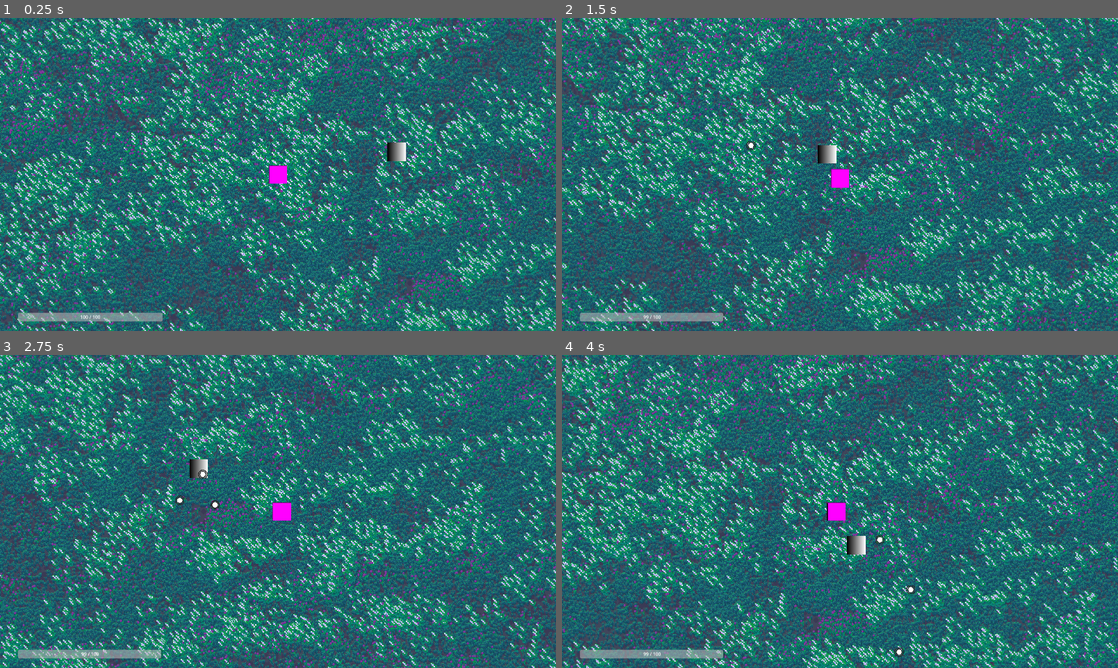
Above: before the commit, frames 1-4 (two rows, left to right).
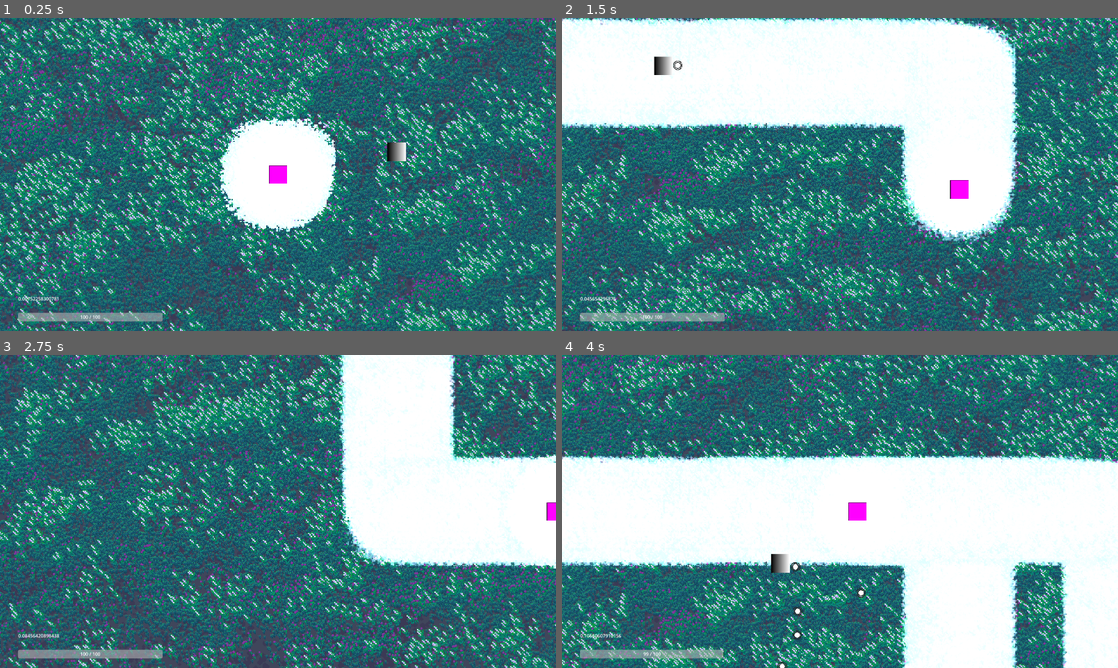
Above: after the commit, the same moments.

Repository: StahlReyn/th-jam-winter
Game: Godot game, scene res://scenes/scene_battle.tscn
Two runs of this game, one before a commit and one after it. Both use one fixed random seed, a clock stepped at 60 frames per second and the inputs below.
Inputs:
- Up to frame 1 (0.25 s): no input
- Up to frame 2 (1.5 s): hold Right (ui_right) 0.53-1.28 s; hold Down (ui_down) from 1.28 s (still down)
- Up to frame 3 (2.75 s): release Down (ui_down) at 2.03 s; hold Right (ui_right) from 2.03 s (still down)
- Up to frame 4 (4 s): release Right (ui_right) at 2.78 s; hold Up (ui_up) 2.78-3.53 s; hold Left (ui_left) from 3.53 s (still down)

The runs differ from the first frame. In frame 1, 5.9% of the frame differs, in the area x 3-61%, y 31-91%; in frame 2, 85%; in frame 3, 82%; in frame 4, 87%, in the area x 0-100%, y 0-100%.

Commit message:
Snow Brushing

Diff:
--- a/entities/player.gd
+++ b/entities/player.gd
@@ -2,6 +2,8 @@
 extends Entity
 
 @export var move_speed: float = 500
+
+var pos_clamp: Vector2 = Vector2(2048, 2048)
 
 func _ready() -> void:
 	collision_layer = COL_PLAYER
@@ -9,6 +11,7 @@
 
 func _process(delta: float) -> void:
 	position += get_move_direction() * move_speed * delta
+	position = position.clamp(-pos_clamp, pos_clamp)
 
 func get_move_direction() -> Vector2:
 	var dir: Vector2 = Vector2.ZERO
--- a/entities/player.tscn
+++ b/entities/player.tscn
@@ -12,6 +12,7 @@
 
 [node name="Player" type="Area2D" unique_id=1013298487 groups=["player"]]
 script = ExtResource("1_3vyb7")
+move_speed = 2000.0
 metadata/_custom_type_script = "uid://ds2tmf81abehi"
 
 [node name="AnimatedSprite2D" type="AnimatedSprite2D" parent="." unique_id=1928569927]
--- a/globals/game.gd
+++ b/globals/game.gd
@@ -12,3 +12,7 @@
 
 func get_player() -> Player:
 	return get_tree().get_nodes_in_group("player")[0]
+
+func get_coverage_ratio() -> float:
+	var scene_battle: SceneBattle = get_tree().current_scene
+	return scene_battle.game_map.get_coverage_ratio()
--- /dev/null
+++ b/scenes/brush.gd
@@ -0,0 +1,21 @@
+class_name Brush
+extends Node2D
+
+@export var textures: Array[Texture2D]
+@export var brush_size: int = 100
+
+var brush_queue = []
+
+func queue_brush(position: Vector2, color: Color):
+	brush_queue.push_back([position, color])
+	queue_redraw()
+
+func _draw() -> void:
+	for b in brush_queue:
+		draw_texture_rect(
+			textures[randi_range(0, len(textures) - 1)],
+			Rect2(b[0].x - brush_size/2, b[0].y - brush_size/2, brush_size, brush_size),
+			false,
+			b[1]
+		)
+	brush_queue = []
--- /dev/null
+++ b/scenes/draw_viewport.gd
@@ -0,0 +1,13 @@
+extends SubViewport
+
+@onready var brush: Brush = $Brush
+
+var offset: Vector2 = Vector2(2048, 2048)
+var scale_offset: float = 4.0
+
+func _process(delta: float) -> void:
+	var player: Player = Game.get_player()
+	paint((player.position + offset) / scale_offset)
+
+func paint(position: Vector2, color: Color = Color.WHITE):
+	brush.queue_brush(position, color)
--- a/scenes/game_camera.gd
+++ b/scenes/game_camera.gd
@@ -3,6 +3,8 @@
 
 @export var follow_node: Node2D
 @export var follow_speed: float = 30
+
+var pos_clamp: Vector2 = Vector2(2048 - 1920/2, 2048 - 1080/2)
 
 # Called when the node enters the scene tree for the first time.
 func _ready() -> void:
@@ -12,3 +14,4 @@
 # Called every frame. 'delta' is the elapsed time since the previous frame.
 func _process(delta: float) -> void:
 	position = MathUtils.lerp_smooth(position, follow_node.position, follow_speed, delta)
+	position = position.clamp(-pos_clamp, pos_clamp)
--- a/scenes/game_camera.tscn
+++ b/scenes/game_camera.tscn
@@ -24,3 +24,16 @@
 
 [node name="Label" type="Label" parent="PlayerUI/Bars/CenterContainer" unique_id=325174753]
 layout_mode = 2
+
+[node name="Label" type="Label" parent="PlayerUI/Bars" unique_id=1968875139]
+offset_left = 1.0
+offset_top = -55.0
+offset_right = 41.0
+offset_bottom = -32.0
+text = "AAAAAAA"
+
+[node name="CoverageTimer" type="Timer" parent="PlayerUI" unique_id=650960869]
+wait_time = 0.1
+autostart = true
+
+[connection signal="timeout" from="PlayerUI/CoverageTimer" to="PlayerUI" method="_on_coverage_timer_timeout"]
--- /dev/null
+++ b/scenes/game_map.gd
@@ -0,0 +1,29 @@
+class_name GameMap
+extends Node2D
+
+@onready var draw_viewport: SubViewport = $DrawViewport
+var paint_texture: ViewportTexture
+var step_size: int = 4 # Performance reason to skip some pixels
+
+# Called when the node enters the scene tree for the first time.
+func _ready() -> void:
+	paint_texture = draw_viewport.get_texture()
+	pass # Replace with function body.
+
+# Called every frame. 'delta' is the elapsed time since the previous frame.
+func _process(delta: float) -> void:
+	pass
+
+func get_coverage_ratio() -> float:
+	var pixel_count: int = 0
+	var image := paint_texture.get_image()
+	var size := image.get_size()
+	var total_pixel_count: int = (size.x / step_size) * (size.y / step_size)
+
+	for y in range(0, size.y, step_size):
+		for x in range(0, size.x, step_size):
+			var pixel = image.get_pixel(x, y)
+			if pixel.b > 0.1:
+				pixel_count += 1
+
+	return float(pixel_count) / float(total_pixel_count)
--- a/scenes/player_ui.gd
+++ b/scenes/player_ui.gd
@@ -2,6 +2,8 @@
 
 @onready var hp_bar: ProgressBar = $Bars/CenterContainer/HpBar
 @onready var hp_bar_label: Label  = $Bars/CenterContainer/Label
+
+@onready var coverage_label: Label = $Bars/Label
 
 # Called when the node enters the scene tree for the first time.
 func _ready() -> void:
@@ -14,3 +16,6 @@
 	hp_bar.value = player.hp
 	hp_bar.max_value = player.mhp
 	hp_bar_label.text = str(player.hp) + " / " + str(player.mhp)
+
+func _on_coverage_timer_timeout() -> void:
+	coverage_label.text = str(Game.get_coverage_ratio())
--- a/scenes/scene_battle.gd
+++ b/scenes/scene_battle.gd
@@ -1,5 +1,7 @@
 class_name SceneBattle
 extends Node2D
+
+@onready var game_map: GameMap = $GameMap
 
 # Called when the node enters the scene tree for the first time.
 func _ready() -> void:
--- a/scenes/scene_battle.tscn
+++ b/scenes/scene_battle.tscn
@@ -4,7 +4,19 @@
 [ext_resource type="PackedScene" uid="uid://c0yrlcqoqkhks" path="res://entities/player.tscn" id="1_v1i1e"]
 [ext_resource type="PackedScene" uid="uid://c1dw26tpqrm6q" path="res://entities/fairy.tscn" id="2_6pv7i"]
 [ext_resource type="Texture2D" uid="uid://ddi6h1gia6thh" path="res://assets/img/bg_nameless.png" id="2_ehaqs"]
+[ext_resource type="Script" uid="uid://bnerqth6yt4qj" path="res://scenes/game_map.gd" id="5_0r0km"]
 [ext_resource type="PackedScene" uid="uid://cv51hdonthxaq" path="res://scenes/game_camera.tscn" id="5_fpdu6"]
+[ext_resource type="Script" uid="uid://bhjeh7l1rposv" path="res://scenes/brush.gd" id="6_70o65"]
+[ext_resource type="Texture2D" uid="uid://xdfhn3d3hjwb" path="res://assets/img/snow.png" id="6_e7kjp"]
+[ext_resource type="Script" uid="uid://ylx35lqj7fdq" path="res://scenes/draw_viewport.gd" id="6_is3ya"]
+[ext_resource type="Texture2D" uid="uid://b4xeeo7ajqrvp" path="res://assets/img/brush_snow.png" id="8_pxl38"]
+[ext_resource type="Texture2D" uid="uid://c038ay8xmnjuj" path="res://assets/img/brush_snow_2.png" id="10_qga8c"]
+
+[sub_resource type="CanvasItemMaterial" id="CanvasItemMaterial_qga8c"]
+blend_mode = 1
+
+[sub_resource type="ViewportTexture" id="ViewportTexture_qga8c"]
+viewport_path = NodePath("GameMap/DrawViewport")
 
 [node name="SceneBattle" type="Node2D" unique_id=1447413065]
 script = ExtResource("1_0lckg")
@@ -14,12 +26,43 @@
 [node name="Fairy" parent="." unique_id=495896401 instance=ExtResource("2_6pv7i")]
 position = Vector2(459, -88)
 
-[node name="BgNameless" type="Sprite2D" parent="." unique_id=1524410803]
+[node name="GameCamera" parent="." unique_id=720590421 node_paths=PackedStringArray("follow_node") instance=ExtResource("5_fpdu6")]
+follow_node = NodePath("../Player")
+
+[node name="GameMap" type="Node2D" parent="." unique_id=632482707]
 z_index = -100
+script = ExtResource("5_0r0km")
+
+[node name="BgNameless" type="Sprite2D" parent="GameMap" unique_id=1524410803]
+z_index = -10
 texture_filter = 1
 scale = Vector2(2, 2)
 texture = ExtResource("2_ehaqs")
 metadata/_edit_lock_ = true
 
-[node name="GameCamera" parent="." unique_id=720590421 node_paths=PackedStringArray("follow_node") instance=ExtResource("5_fpdu6")]
-follow_node = NodePath("../Player")
+[node name="SnowDraw" type="Sprite2D" parent="GameMap" unique_id=209862275]
+z_index = 10
+texture_filter = 1
+material = SubResource("CanvasItemMaterial_qga8c")
+scale = Vector2(4, 4)
+texture = SubResource("ViewportTexture_qga8c")
+
+[node name="DrawViewport" type="SubViewport" parent="GameMap" unique_id=1415508788]
+transparent_bg = true
+handle_input_locally = false
+size = Vector2i(1024, 1024)
+render_target_clear_mode = 1
+render_target_update_mode = 4
+script = ExtResource("6_is3ya")
+
+[node name="Brush" type="Node2D" parent="GameMap/DrawViewport" unique_id=1524542763]
+z_index = 2
+script = ExtResource("6_70o65")
+textures = Array[Texture2D]([ExtResource("8_pxl38"), ExtResource("10_qga8c")])
+
+[node name="Snow" type="Sprite2D" parent="GameMap" unique_id=467511572]
+visible = false
+texture_filter = 1
+scale = Vector2(2, 2)
+texture = ExtResource("6_e7kjp")
+centered = false
Binary file added: assets/img/brush_snow.png
Not shown, added: assets/img/brush_snow.png.import
Binary file added: assets/img/brush_snow_2.png
Not shown, added: assets/img/brush_snow_2.png.import
Binary file added: assets/img/snow.png
Not shown, added: assets/img/snow.png.import
Not shown, added: scenes/brush.gd.uid
Not shown, added: scenes/draw_viewport.gd.uid
Not shown, added: scenes/game_map.gd.uid
